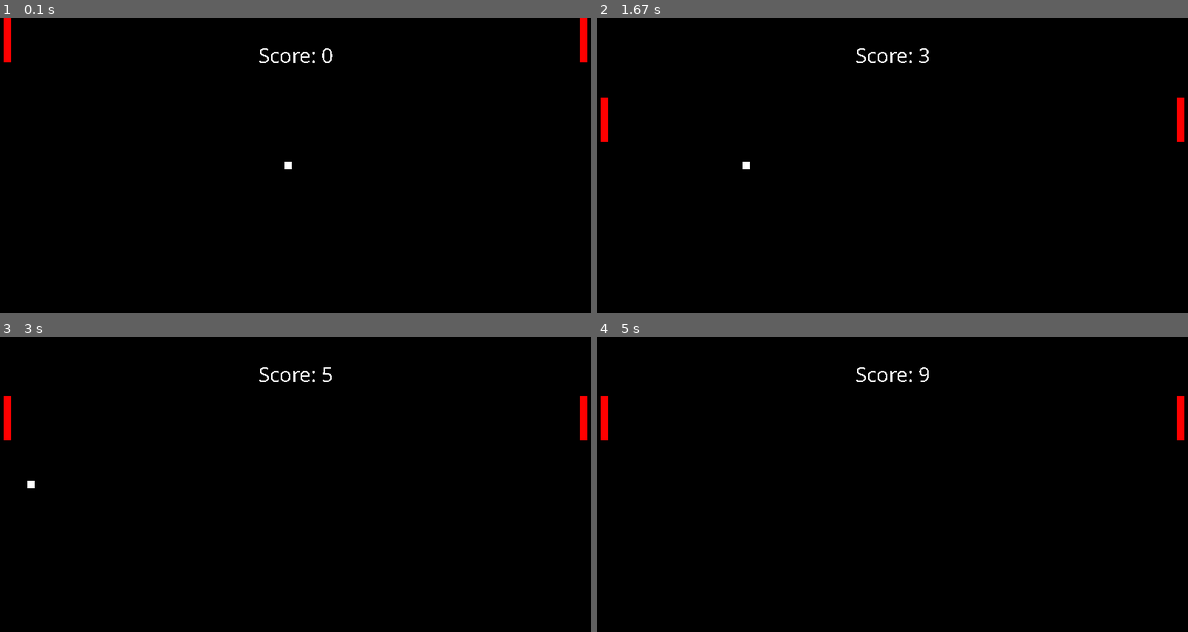
Above: before the commit, frames 1-4 (two rows, left to right).
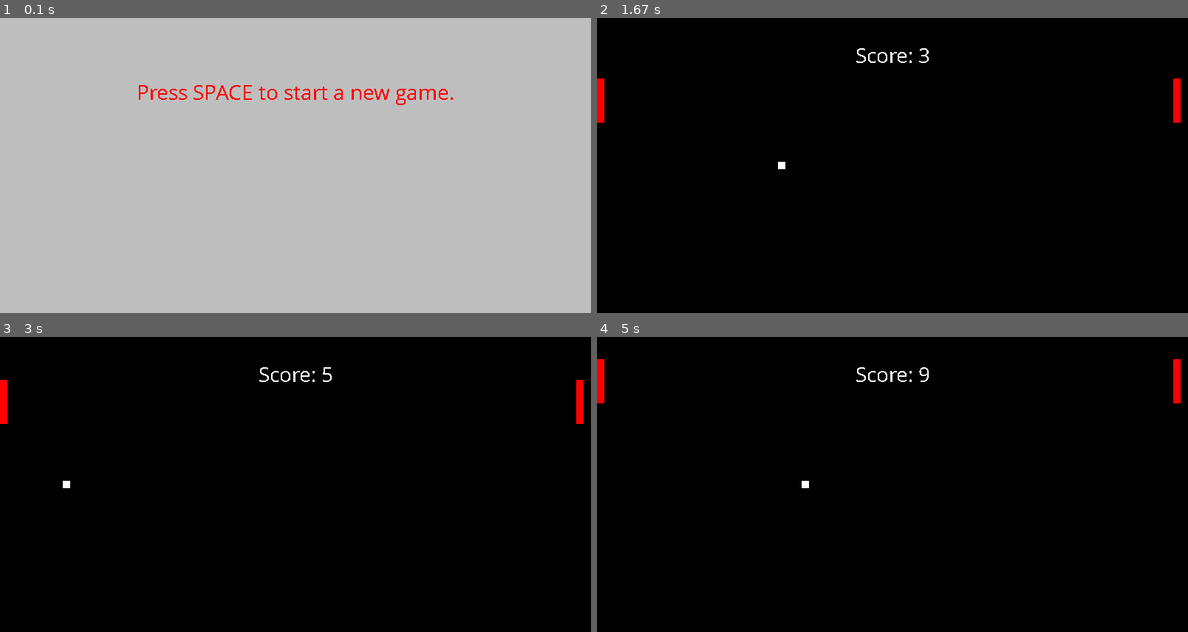
Above: after the commit, the same moments.

Repository: Rivado-E/pygame-pong-ish
Game: pygame game, started from src/main.py
Two runs of this game, one before a commit and one after it. Both use one fixed random seed, a clock stepped at 60 frames per second and the inputs below.
Inputs:
- Up to frame 1 (0.1 s): no input
- Up to frame 2 (1.67 s): tap Space at 0.33 s; hold Up 0.67-1.13 s; hold Down 1.17-1.63 s
- Up to frame 3 (3 s): hold Up 1.67-2.03 s; hold Down 2.07-2.43 s; hold Up 2.47-2.77 s; hold Down from 2.8 s (still down)
- Up to frame 4 (5 s): release Down at 3.1 s; hold Up 3.13-3.5 s; tap Space at 3.93 s; hold Down 4.6-4.9 s; hold Up from 4.93 s (still down)

The runs differ from the first frame. In frame 1, 100% of the frame differs, in the area x 0-100%, y 0-100%; in frame 2, 0.6%; in frame 3, 0.6%; in frame 4, 0.7%.

Commit message:
one round good but second round losing not working

Diff:
--- a/src/main.py
+++ b/src/main.py
@@ -12,97 +12,137 @@
 pygame.display.set_caption('This game')
 clock = pygame.time.Clock()
 
+# constant
 bar_y_cord = 0
 left_bar_x_cord = 5
 right_bar_x_cord = 785
 bar_width = 10
 bar_height = 60
 
+# left bar
 left_bar_surf = pygame.Surface((bar_width, bar_height))
 left_bar_surf.fill('red')
 left_bar_rect = left_bar_surf.get_rect(topleft=(left_bar_x_cord, bar_y_cord))
 
+# right bar
 right_bar_surf = pygame.Surface((bar_width, bar_height))
 right_bar_rect = right_bar_surf.get_rect(topleft=(right_bar_x_cord, bar_y_cord))
 right_bar_surf.fill('red')
 
+# ball
 ball_dims, ball_x, ball_y = 10, 400, 200
 ball_surf = pygame.Surface((ball_dims, ball_dims))
 ball_surf.fill('white')
 ball_rect = ball_surf.get_rect(center=(ball_x, ball_y))
 
+# moving variables
 move_up = False
 move_down = False
 playing = False
 x_speed = -2
 y_speed = 0
 start_time = pygame.time.get_ticks() // 1000
+score = None
 
+# intro screen
 def display_score():
     current_time = int(pygame.time.get_ticks()/500) - start_time
     score_surf = my_font.render(f'Score: {current_time}', False, (255, 255, 255))
     score_rect = score_surf.get_rect(center=(400, 50))
     screen.blit(score_surf, score_rect)
 
+
+def reset_game():
+    ball_rect.center = (ball_x, ball_y)
+    left_bar_rect.center = (left_bar_x_cord, bar_y_cord)
+    right_bar_rect.center = (right_bar_x_cord, bar_y_cord)
+
 while True:
 
-    screen.fill('black')
-    # closing the game
-    for event in pygame.event.get():
-        if event.type == pygame.QUIT:
-            pygame.quit()
-            exit()
+    if playing:
+        screen.fill('black')
+        # closing the game
+        for event in pygame.event.get():
+            if event.type == pygame.QUIT:
+                pygame.quit()
+                exit()
 
-        if event.type == pygame.KEYDOWN:
-            if event.key == pygame.K_UP:
-                move_up = True
-                move_down = False
-            if event.key == pygame.K_DOWN:
-                move_up = False
-                move_down = True
-        if event.type == pygame.KEYUP:
-            if event.key == pygame.K_UP:
-                move_up = False
-            if event.key == pygame.K_DOWN:
-                move_down = False
+            if event.type == pygame.KEYDOWN:
+                if event.key == pygame.K_UP:
+                    move_up = True
+                    move_down = False
+                if event.key == pygame.K_DOWN:
+                    move_up = False
+                    move_down = True
+            if event.type == pygame.KEYUP:
+                if event.key == pygame.K_UP:
+                    move_up = False
+                if event.key == pygame.K_DOWN:
+                    move_down = False
 
-    screen.blit(left_bar_surf, left_bar_rect)
-    screen.blit(right_bar_surf, right_bar_rect)
-    screen.blit(ball_surf, ball_rect)
-    # y_cord += 1
-    if move_up and left_bar_rect.y >= 0:
-        right_bar_rect.y -= 4
-        left_bar_rect.y -= 4
-    elif move_down and left_bar_rect.y <= 340:
-        left_bar_rect.y += 4
-        right_bar_rect.y += 4
+        screen.blit(left_bar_surf, left_bar_rect)
+        screen.blit(right_bar_surf, right_bar_rect)
+        screen.blit(ball_surf, ball_rect)
+        # y_cord += 1
+        if move_up and left_bar_rect.y >= 0:
+            right_bar_rect.y -= 4
+            left_bar_rect.y -= 4
+        elif move_down and left_bar_rect.y <= 340:
+            left_bar_rect.y += 4
+            right_bar_rect.y += 4
 
-    ball_rect.x += x_speed
-    ball_rect.y += y_speed
-    collision = pygame.Rect.colliderect(left_bar_rect, ball_rect)
+        ball_rect.x += x_speed
+        ball_rect.y += y_speed
+        collision = pygame.Rect.colliderect(left_bar_rect, ball_rect)
 
-    if left_bar_rect.colliderect(ball_rect):
-        x_speed = 4
-        if move_down:
+        if left_bar_rect.colliderect(ball_rect):
+            x_speed = 4
+            if move_down:
+                y_speed = 2
+            if move_up:
+                y_spped = -2
+
+        elif right_bar_rect.colliderect(ball_rect):
+            x_speed = -4
+            if move_down:
+                y_speed = 2
+            elif move_up:
+                y_speed = -2
+        else:
+            if ball_rect.x < left_bar_rect.x or ball_x > right_bar_rect.x:
+                playing = False
+                score = current_time = int(pygame.time.get_ticks()/500) - start_time
+
+
+
+        if ball_rect.y <= 0:
             y_speed = 2
-        if move_up:
-            y_spped = -2
+        elif ball_rect.y >= SCREEN_HEIGHT:
+            y_speed = -2
+        display_score()
 
-    elif right_bar_rect.colliderect(ball_rect):
-        x_speed = -4
-        if move_down:
-            y_speed = 2
-        elif move_up:
-            y_speed = -2
     else:
-        if ball_rect.x < left_bar_rect.x or ball_x > right_bar_rect.x:
-            print('you lost')
+        screen.fill('gray')
+        reset_game()
+        playing = False
 
-    if ball_rect.y <= 0:
-        y_speed = 2
-    elif ball_rect.y >= SCREEN_HEIGHT:
-        y_speed = -2
+        if score is not None:
+            score_surf = my_font.render(f'You lost!. Your score is: {score}.', False, (255,0,0))
+            score_rect = score_surf.get_rect(center=(400, 50))
+            screen.blit(score_surf, score_rect)
 
-    display_score()
+        play_message = my_font.render(f'Press SPACE to start a new game.', False, (255, 0, 0))
+        play_message_rect = play_message.get_rect(center=(400, 100))
+        screen.blit(play_message, play_message_rect)
+
+        for event in pygame.event.get():
+            if event.type == pygame.QUIT:
+                pygame.quit()
+                exit()
+
+            if event.type == pygame.KEYUP:
+                if event.key == pygame.K_SPACE:
+                    playing = True
+
     pygame.display.update()
     clock.tick(60)
